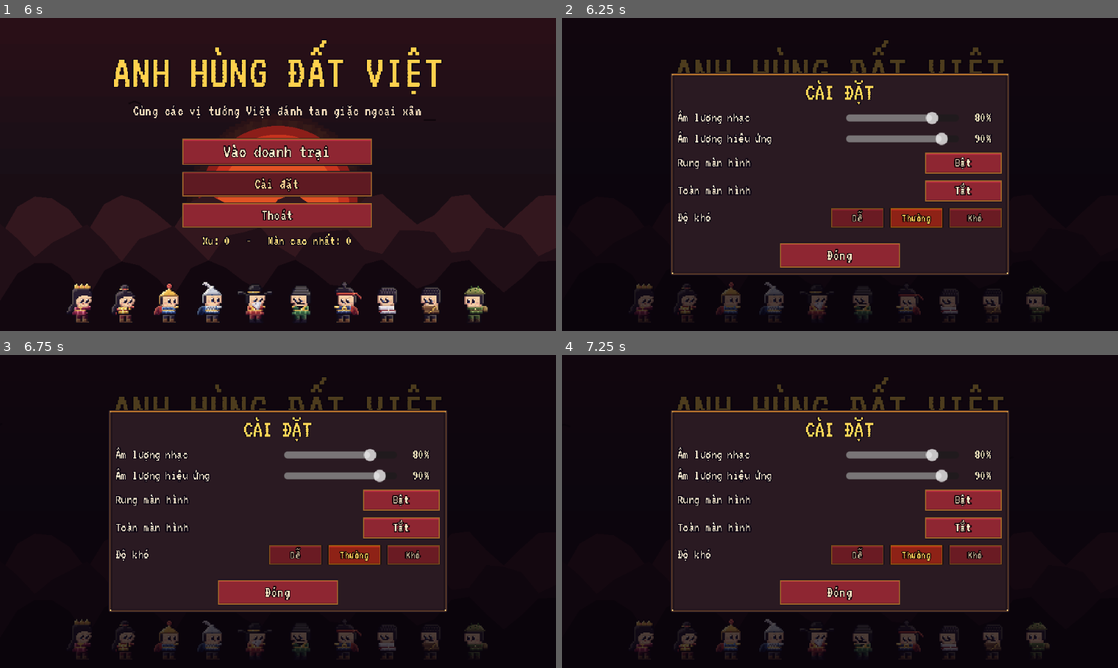
Above: before the commit, frames 1-4 (two rows, left to right).
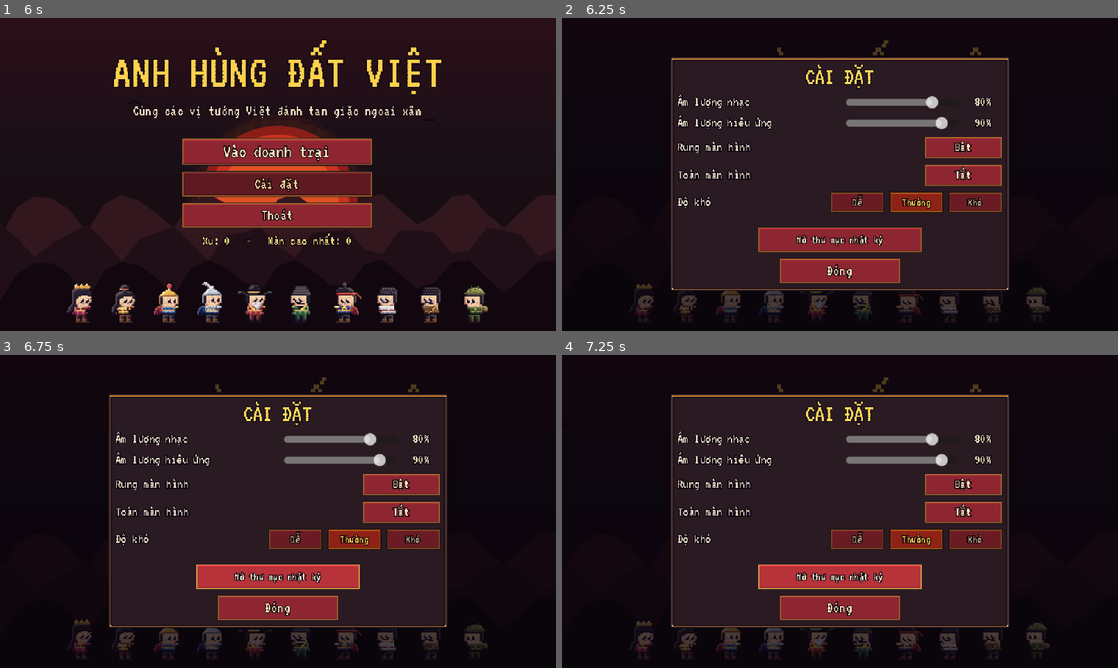
Above: after the commit, the same moments.

Repository: Anhle26-per/anh-hung-dat-viet
Game: Godot game, scene res://scenes/main_menu.tscn
The game is run twice, just before and just after one commit, with the same random seed, the same clock (stepped at 60 frames per second) and the same inputs.
Inputs (mouse positions are in pixels of both pictures, inside the frame that each line leads up to):
- Up to frame 1 (6 s): click "Vào doanh trại" at 0.5 s; tap Enter at 1.25 s; move the mouse to (400, 158) at 1.27 s; hold D (move_right) 1.28-2 s; hold J (attack) 1.28-2 s; click (400, 158) at 1.42 s; drag from (166, 190) to (250, 237) at 2.02 s; move the mouse to (333, 105) at 2.77 s; hold D (move_right) 2.78-3.5 s; hold E (interact) 2.78-3.5 s; tap J (attack) at 3.05 s; drag from (250, 237) to (111, 127) at 3.52 s; move the mouse to (444, 221) at 4.27 s; hold A (move_left) 4.28-5 s; hold J (attack) 4.28-5 s; tap K at 4.35 s; tap Escape (pause) at 4.9 s; drag from (111, 127) to (194, 96) at 5.02 s; move the mouse to (305, 174) at 5.77 s; hold S (move_down) from 5.78 s (still down); hold J (attack) from 5.78 s (still down); click (305, 174) at 5.92 s
- Up to frame 2 (6.25 s): keep holding S (move_down); keep holding J (attack)
- Up to frame 3 (6.75 s): tap Space (skill) at 6.4 s; release S (move_down) at 6.5 s; release J (attack) at 6.5 s; click (278, 577) at 6.5 s, where only the run after the commit has a clickable "Mở thư mục nhật ký"
- Up to frame 4 (7.25 s): no input

Frame 1 is identical in both runs. In frame 2, 18% of the frame differs, in the area x 19-81%, y 12-88%; in frame 3, 18%; in frame 4, 18%.

Commit message:
G11 bước 1: nhật ký trận

Diff:
--- a/scripts/autoload/global.gd
+++ b/scripts/autoload/global.gd
@@ -28,6 +28,7 @@
 var forged: String = ""           # mã vũ khí đã rèn chờ mang vào lượt kế tiếp ("" nếu trống)
 var hero_levels: Dictionary = {}  # mã tướng -> cấp (1..5)
 var weapon_ranks: Dictionary = {} # mã tướng -> bậc vũ khí khởi đầu (1..5)
+var log_path: String = "user://nhat_ky.csv"
 
 const DEFAULT_SETTINGS: Dictionary = {
 	"music": 0.8,
@@ -57,6 +58,13 @@
 var legend_last := ""      # thứ tự trùm ngẫu nhiên của lượt chơi này
 var run_buffs: Dictionary = {}   # phúc lành đã chọn trong lượt: mã -> số lần
 var run_materials: Dictionary = {} # nguyên liệu nhặt được trong lượt chơi hiện tại
+var _run_active: bool = false
+var run_elapsed: float = 0.0
+var run_kills: int = 0
+var run_boss_hp: Array = []
+var run_last_hit: String = ""
+var run_syn_counts: Array = [0, 0, 0]
+var run_cap_bac: String = "1/1"
 
 # --- Điều khiển ---
 var touch_mode: bool = false     # true trên điện thoại: hiện cần gạt + nút ảo, tự ngắm
@@ -121,6 +129,13 @@
 	revived = false
 	run_buffs = {}
 	run_materials = {}
+	_run_active = true
+	run_elapsed = 0.0
+	run_kills = 0
+	run_boss_hp = []
+	run_last_hit = ""
+	run_syn_counts = [0, 0, 0]
+	run_cap_bac = "%d/%d" % [hero_level(selected_hero), weapon_rank(selected_hero)]
 	free_revives = upgrade("hoi_sinh")
 	stats["runs"] = int(stats.get("runs", 0)) + 1
 
@@ -170,6 +185,13 @@
 
 func add_stat(key: String, n := 1) -> void:
 	stats[key] = int(stats.get(key, 0)) + n
+	if key == "kills" and _run_active:
+		run_kills += n
+
+
+func on_boss_killed(player_hp: int) -> void:
+	if _run_active:
+		run_boss_hp.append(player_hp)
 
 
 func coin_mult() -> float:
@@ -306,7 +328,65 @@
 	return out
 
 
-func end_run() -> void:
+func _csv_cell(v: Variant) -> String:
+	var s: String = str(v).replace("\r", " ").replace("\n", " ")
+	if s.contains(",") or s.contains("\""):
+		s = "\"" + s.replace("\"", "\"\"") + "\""
+	return s
+
+
+func _write_run_log(outcome: String) -> void:
+	if not _run_active or log_path == "":
+		return
+	var existed: bool = FileAccess.file_exists(log_path)
+	var f: FileAccess = FileAccess.open(log_path, FileAccess.READ_WRITE if existed else FileAccess.WRITE)
+	if f == null:
+		return
+	if existed:
+		f.seek_end()
+	if not existed or f.get_length() == 0:
+		f.store_line("ngay_gio,tuong,do_kho,man_xa_nhat,thoi_gian_giay,giac_da_ha,chet_o_man,chet_vi,mau_con_lai_sau_moi_trum,xu_nhat,nguyen_lieu_nhat,phuc_lanh,dong_dieu,cap_bac")
+	var dt: String = Time.get_datetime_string_from_system(false, true)
+	var diff: String = str(settings.get("difficulty", "thuong"))
+	var death_lvl: int = 0 if outcome == "thang" else level
+	var cause: String = outcome if outcome != "" else (run_last_hit if run_last_hit != "" else "Giặc")
+	var boss_hp_parts: PackedStringArray = []
+	for h in run_boss_hp:
+		boss_hp_parts.append(str(h))
+	var mat_parts: PackedStringArray = []
+	for mid in MaterialData.ORDER:
+		var mc: int = int(run_materials.get(mid, 0))
+		if mc > 0:
+			mat_parts.append("%s:%d" % [str(mid), mc])
+	var buff_parts: PackedStringArray = []
+	for bid in run_buffs:
+		var bc: int = int(run_buffs[bid])
+		for i in bc:
+			buff_parts.append(str(bid))
+	var syn_str: String = "%d|%d|%d" % [int(run_syn_counts[0]), int(run_syn_counts[1]), int(run_syn_counts[2])]
+	var cols: PackedStringArray = [
+		_csv_cell(dt),
+		_csv_cell(selected_hero),
+		_csv_cell(diff),
+		str(level),
+		str(int(round(run_elapsed))),
+		str(run_kills),
+		str(death_lvl),
+		_csv_cell(cause),
+		_csv_cell("|".join(boss_hp_parts)),
+		str(run_coins),
+		_csv_cell("|".join(mat_parts)),
+		_csv_cell("|".join(buff_parts)),
+		_csv_cell(syn_str),
+		_csv_cell(run_cap_bac),
+	]
+	f.store_line(",".join(cols))
+	f.close()
+
+
+func end_run(outcome: String = "") -> void:
+	_write_run_log(outcome)
+	_run_active = false
 	coins += run_coins
 	run_coins = 0
 	_commit_run_materials()
@@ -486,6 +566,12 @@
 		"legend_last": legend_last,
 		"revived": revived,
 		"free_revives": free_revives,
+		"run_elapsed": run_elapsed,
+		"run_kills": run_kills,
+		"run_boss_hp": run_boss_hp,
+		"run_last_hit": run_last_hit,
+		"run_syn_counts": run_syn_counts,
+		"run_cap_bac": run_cap_bac,
 	})
 
 
@@ -540,6 +626,18 @@
 		var wid := str(w)
 		ws.append(wid if (wid == "" or WeaponData.DATA.has(wid)) else "")
 	resume_data["weapons"] = ws
+	_run_active = true
+	run_elapsed = float(d.get("run_elapsed", 0.0))
+	run_kills = int(d.get("run_kills", 0))
+	run_boss_hp = []
+	for bh in d.get("run_boss_hp", []):
+		run_boss_hp.append(int(bh))
+	run_last_hit = str(d.get("run_last_hit", ""))
+	run_syn_counts = [0, 0, 0]
+	var sc_arr: Variant = d.get("run_syn_counts", [0, 0, 0])
+	if typeof(sc_arr) == TYPE_ARRAY and sc_arr.size() >= 3:
+		run_syn_counts = [int(sc_arr[0]), int(sc_arr[1]), int(sc_arr[2])]
+	run_cap_bac = str(d.get("run_cap_bac", "%d/%d" % [hero_level(selected_hero), weapon_rank(selected_hero)]))
 	return true
 
 
@@ -554,7 +652,7 @@
 	var got := 0
 	if load_run():
 		got = run_coins
-		end_run()
+		end_run("bo_luot")
 	else:
 		clear_run()
 	return got
--- a/scripts/entities/enemy.gd
+++ b/scripts/entities/enemy.gd
@@ -962,6 +962,7 @@
 		Global.add_stat("kills")
 		if is_boss():
 			Global.add_stat("bosses")
+			Global.on_boss_killed(player.hp if (player != null and is_instance_valid(player)) else 0)
 	remove_from_group("enemies")
 	remove_from_group("boss")
 	Fx.anim(get_parent(), global_position, "fx/poof.png", 28, 28, 16.0, radius / 7.0)
--- a/scripts/entities/player.gd
+++ b/scripts/entities/player.gd
@@ -721,6 +721,8 @@
 	var cw: Dictionary = current_weapon()
 	last_skill_syn = syn
 	last_skill_imprint = fam
+	if syn >= 0 and syn <= 2:
+		Global.run_syn_counts[syn] = int(Global.run_syn_counts[syn]) + 1
 	var hb: Dictionary = ProgressionData.hero_bonuses(Global.hero_level(hero_id))
 	skill_timer = hero.skill_cd * pow(0.8, buff("tra_tim_sen")) * float(hb.cd_mult)
 	Sfx.play("skill")
@@ -1058,7 +1060,22 @@
 
 # ------------------------------------------------------------------ Máu, giáp
 
-func take_damage(amount: int) -> void:
+func _nearest_attacker_name() -> String:
+	var best = null
+	var best_d := 260.0
+	if is_inside_tree():
+		for e in get_tree().get_nodes_in_group("enemies"):
+			if not e.dead:
+				var d: float = global_position.distance_to(e.global_position)
+				if d < best_d:
+					best_d = d
+					best = e
+	if best != null and best.has_method("display_name"):
+		return best.display_name()
+	return "Giặc"
+
+
+func take_damage(amount: int, source: String = "") -> void:
 	if dead or _invuln > 0.0 or _dash_time > 0.0:
 		return
 	if randf() < minf(0.12 * buff("bua_ho_menh"), 0.45):
@@ -1068,6 +1085,7 @@
 	var dmg: int = Global.scale_enemy_damage(amount)
 	if dmg <= 0:
 		return
+	Global.run_last_hit = source if source != "" else _nearest_attacker_name()
 	if buff("khien_chan") > 0:
 		var ring := WaveRing.new()
 		ring.position = global_position
@@ -1095,6 +1113,7 @@
 	var dmg: int = Global.scale_enemy_damage(amount)
 	if dmg <= 0:
 		return
+	Global.run_last_hit = "Cháy" if kind == "burn" else "Độc"
 	_flash = 0.6
 	_armor_regen = ARMOR_REGEN_DELAY
 	var absorbed := mini(armor, dmg)
@@ -1138,6 +1157,7 @@
 
 func revive() -> void:
 	dead = false
+	Global.run_last_hit = ""
 	hp = max_hp
 	armor = max_armor
 	energy = maxi(energy, max_energy / 2)
--- a/scripts/game/game.gd
+++ b/scripts/game/game.gd
@@ -89,6 +89,8 @@
 
 
 func _process(delta: float) -> void:
+	if player != null and is_instance_valid(player) and not player.dead and not get_tree().paused:
+		Global.run_elapsed += delta
 	if _shake > 0.0:
 		camera.offset = Vector2(randf_range(-1, 1), randf_range(-1, 1)) * _shake
 		_shake = move_toward(_shake, 0.0, delta * 22.0)
@@ -205,6 +207,6 @@
 
 
 func _on_menu() -> void:
-	Global.end_run()
+	Global.end_run("" if (player != null and is_instance_valid(player) and player.dead) else "bo_luot")
 	get_tree().paused = false
 	get_tree().change_scene_to_file("res://scenes/lobby.tscn")
--- a/scripts/ui/settings_menu.gd
+++ b/scripts/ui/settings_menu.gd
@@ -111,6 +111,7 @@
 	var spacer := Control.new()
 	spacer.custom_minimum_size = Vector2(0, 4)
 	box.add_child(spacer)
+	box.add_child(UI.center(UI.button("Mở thư mục nhật ký", _on_open_log_dir, 14, 190.0)))
 	box.add_child(UI.center(UI.button("Đóng", close, 18, 140.0)))
 
 	refresh()
@@ -201,3 +202,7 @@
 func _on_difficulty(did: String) -> void:
 	Global.set_setting("difficulty", did)
 	refresh()
+
+
+func _on_open_log_dir() -> void:
+	OS.shell_open(ProjectSettings.globalize_path("user://"))
--- /dev/null
+++ b/tests/log_test.gd
@@ -0,0 +1,128 @@
+extends Node
+## Kiểm thử thẻ G11 bước 1: Nhật ký trận user://nhat_ky.csv (14 cột), kẻ kết liễu, đường dẫn lỗi không văng game.
+## Chạy: godot --headless --path . res://tests/log_test.tscn -> in "LOG TEST OK"
+
+const Player = preload("res://scripts/entities/player.gd")
+const Enemy = preload("res://scripts/entities/enemy.gd")
+const TEST_SAVE := "user://log_test_save.json"
+const TEST_LOG := "user://log_test_nhat_ky.csv"
+
+var _fail: int = 0
+
+
+func _check(cond: bool, msg: String) -> void:
+	if not cond:
+		_fail += 1
+		push_error("KIỂM THỬ THẤT BẠI: " + msg)
+		print("  THẤT BẠI: ", msg)
+
+
+func _frames(n: int) -> void:
+	for i in n:
+		await get_tree().process_frame
+
+
+func _wipe() -> void:
+	for p in [TEST_SAVE, TEST_SAVE + ".tmp", Global.run_path(), Global.run_path() + ".tmp", TEST_LOG]:
+		if FileAccess.file_exists(p):
+			DirAccess.remove_absolute(ProjectSettings.globalize_path(p))
+
+
+func _ready() -> void:
+	get_tree().create_timer(30.0).timeout.connect(func():
+		print("LOG TEST FAILED: quá thời gian")
+		get_tree().quit(1))
+	await _frames(2)
+	await _run()
+	_wipe()
+	if _fail == 0:
+		print("LOG TEST OK")
+		get_tree().quit(0)
+	else:
+		print("LOG TEST FAILED: %d lỗi" % _fail)
+		get_tree().quit(1)
+
+
+func _run() -> void:
+	Global.save_path = TEST_SAVE
+	Global.log_path = TEST_LOG
+	_wipe()
+	Global.unlocked = ["ngo_quyen", "ba_trieu"]
+	Global.selected_hero = "ngo_quyen"
+	Global.hero_levels["ngo_quyen"] = 3
+	Global.weapon_ranks["ngo_quyen"] = 4
+	Global.set_setting("difficulty", "kho")
+
+	print("== 1. Lượt 1: đánh trùm, trúng đòn cuối từ Tô Định, lưu & nạp lại qua Chơi tiếp")
+	Global.start_run()
+	Global.boss_order = ["to_dinh"]
+	Global.level = 3
+	Global.run_coins = 42
+	Global.add_run_material("dong", 2)
+	Global.add_run_material("sat", 1)
+	Global.run_buffs = {"banh_chung": 1, "da_mai": 2}
+	Global.run_elapsed = 65.4
+	var world := Node2D.new()
+	add_child(world)
+	var p := Player.new()
+	p.setup("ngo_quyen")
+	world.add_child(p)
+	p._use_skill() # syn=2 -> [0,0,1]
+	p.weapons[0] = "giao"
+	p.skill_timer = 0.0
+	p._use_skill() # syn=1 -> [0,1,1]
+	var boss := Enemy.new()
+	boss.setup("boss", 3, p)
+	world.add_child(boss)
+	boss._spawn_t = 0.0
+	p.hp = 5
+	boss.die(true)
+	var killer := Enemy.new()
+	killer.setup("boss", 3, p)
+	world.add_child(killer)
+	killer._spawn_t = 0.0
+	p.take_damage(5)
+	_check(Global.save_run(p), "save_run thất bại ở log_test")
+	_check(Global.load_run(), "load_run thất bại ở log_test")
+	Global.end_run()
+
+	print("== 2. Lượt 2: bỏ lượt (abandon_run) ra bo_luot")
+	Global.hero_levels["ngo_quyen"] = 2
+	Global.weapon_ranks["ngo_quyen"] = 2
+	Global.start_run()
+	Global.level = 2
+	Global.run_coins = 11
+	Global.save_run(p)
+	Global.abandon_run()
+	world.queue_free()
+	await _frames(2)
+
+	print("== 3. Kiểm tra 1 dòng tiêu đề + 2 dòng dữ liệu, đủ 14 cột")
+	_check(FileAccess.file_exists(TEST_LOG), "không tạo tệp nhật ký")
+	var f := FileAccess.open(TEST_LOG, FileAccess.READ)
+	var lines: Array = []
+	while not f.eof_reached():
+		var ln: String = f.get_line().strip_edges()
+		if ln != "":
+			lines.append(ln)
+	f.close()
+	_check(lines.size() == 3, "số dòng CSV = %d (kỳ vọng 3)" % lines.size())
+	if lines.size() == 3:
+		var h: PackedStringArray = str(lines[0]).split(",")
+		var r1: PackedStringArray = str(lines[1]).split(",")
+		var r2: PackedStringArray = str(lines[2]).split(",")
+		_check(h.size() == 14 and h[13] == "cap_bac", "tiêu đề CSV sai: %s" % lines[0])
+		_check(r1.size() == 14 and r2.size() == 14, "số cột dòng dữ liệu sai: %d / %d" % [r1.size(), r2.size()])
+		if r1.size() >= 14 and r2.size() >= 14:
+			_check(r1[1] == "ngo_quyen" and r1[2] == "kho" and r1[3] == "3" and r1[4] == "65", "r1 thông tin sai: %s" % lines[1])
+			_check(r1[5] == "1" and r1[6] == "3" and r1[7] == "Tô Định" and r1[8] == "5", "r1 kills/boss death sai: %s" % lines[1])
+			_check(r1[9] == "42" and r1[10] == "dong:2|sat:1" and r1[12] == "0|1|1" and r1[13] == "3/4",
+				"r1 chi tiết sai: %s" % lines[1])
+			_check(r2[7] == "bo_luot" and r2[13] == "2/2", "r2 bo_luot/cap_bac sai: %s" % lines[2])
+
+	print("== 4. Đường dẫn không ghi được không văng game")
+	Global.log_path = "Z:/khong_ton_tai_xyz_999/nhat_ky.csv"
+	Global.start_run()
+	Global.end_run("thang")
+	Global.log_path = TEST_LOG
+	_check(true, "vượt qua đường dẫn lỗi")
--- /dev/null
+++ b/tests/log_test.tscn
@@ -0,0 +1,6 @@
+[gd_scene load_steps=2 format=3]
+
+[ext_resource type="Script" path="res://tests/log_test.gd" id="1"]
+
+[node name="LogTest" type="Node"]
+script = ExtResource("1")
